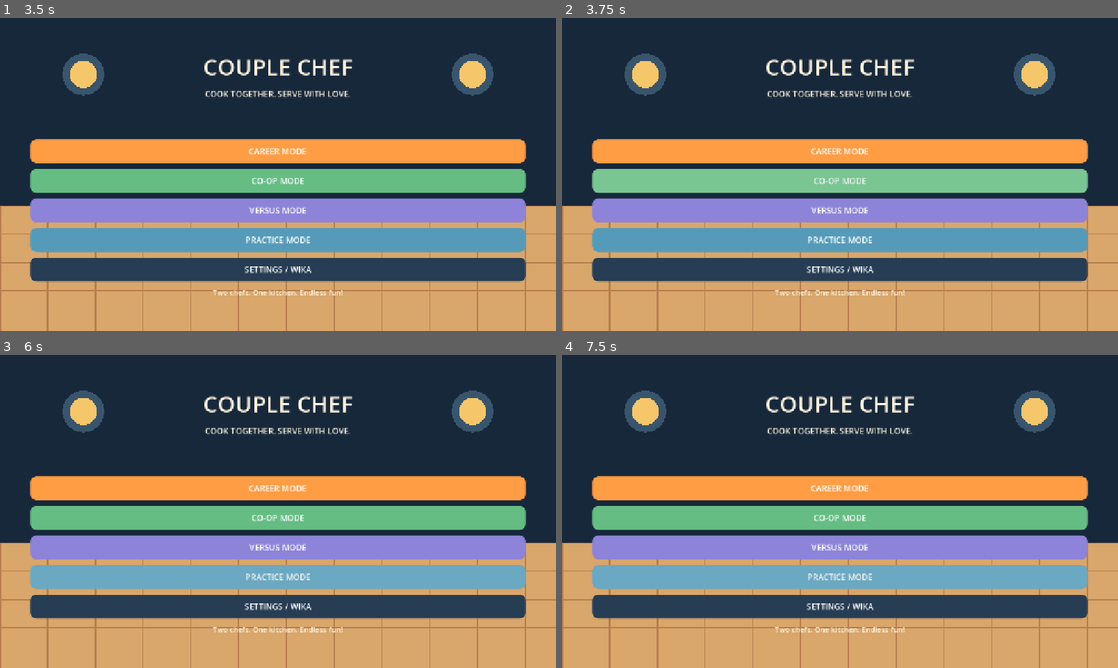
Above: before the commit, frames 1-4 (two rows, left to right).
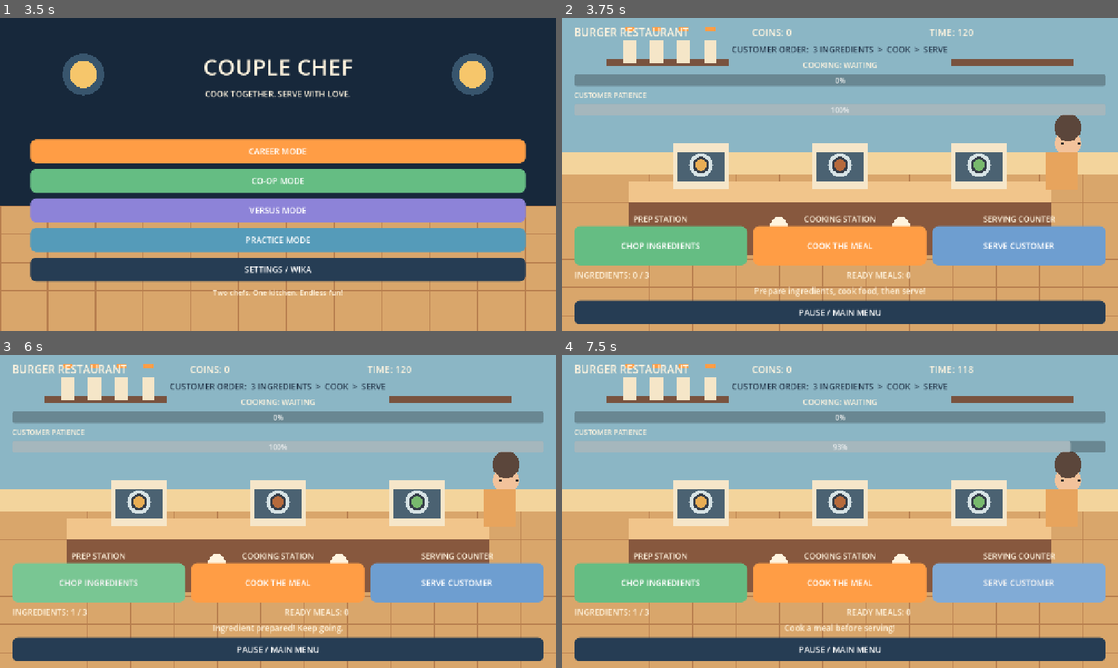
Above: after the commit, the same moments.

Repository: Cooper0203/couple-chef-godot
Game: Godot game, scene res://main.tscn
Same seed, same stepped clock (60 frames per second), same inputs: the game is played once before the commit and once after it.
Inputs (mouse positions are in pixels of both pictures, inside the frame that each line leads up to):
- Up to frame 1 (3.5 s): click "CAREER MODE" at 0.5 s; click "BACK" at 1.25 s; click "SETTINGS / WIKA" at 2 s; click "BACK" at 2.75 s
- Up to frame 2 (3.75 s): click "CO-OP MODE" at 3.5 s
- Up to frame 3 (6 s): click (278, 649) at 4.25 s, where only the run after the commit has a clickable "PAUSE / MAIN MENU"; click "VERSUS MODE" at 5 s; click (100, 583) at 5.75 s, where only the run after the commit has a clickable "CHOP INGREDIENTS"
- Up to frame 4 (7.5 s): click (840, 583) at 6.5 s, where only the run after the commit has a clickable "COOK THE MEAL"; click (1017, 583) at 7.25 s, where only the run after the commit has a clickable "SERVE CUSTOMER"

Frame 1 is identical in both runs. In frame 2, 91% of the frame differs, in the area x 0-100%, y 0-100%; in frame 3, 89%; in frame 4, 89%.
Error before the commit: Cannot call method 'stop' on a previously freed instance. (res://scripts/main.gd:269)

Commit message:
Exclude cooking_timer from clear_screen function

Diff:
--- a/scripts/main.gd
+++ b/scripts/main.gd
@@ -148,7 +148,7 @@
 
 func clear_screen() -> void:
     for child in get_children():
-        if child != game_timer:
+        if child != game_timer and child != cooking_timer:
             remove_child(child)
             child.queue_free()
 
